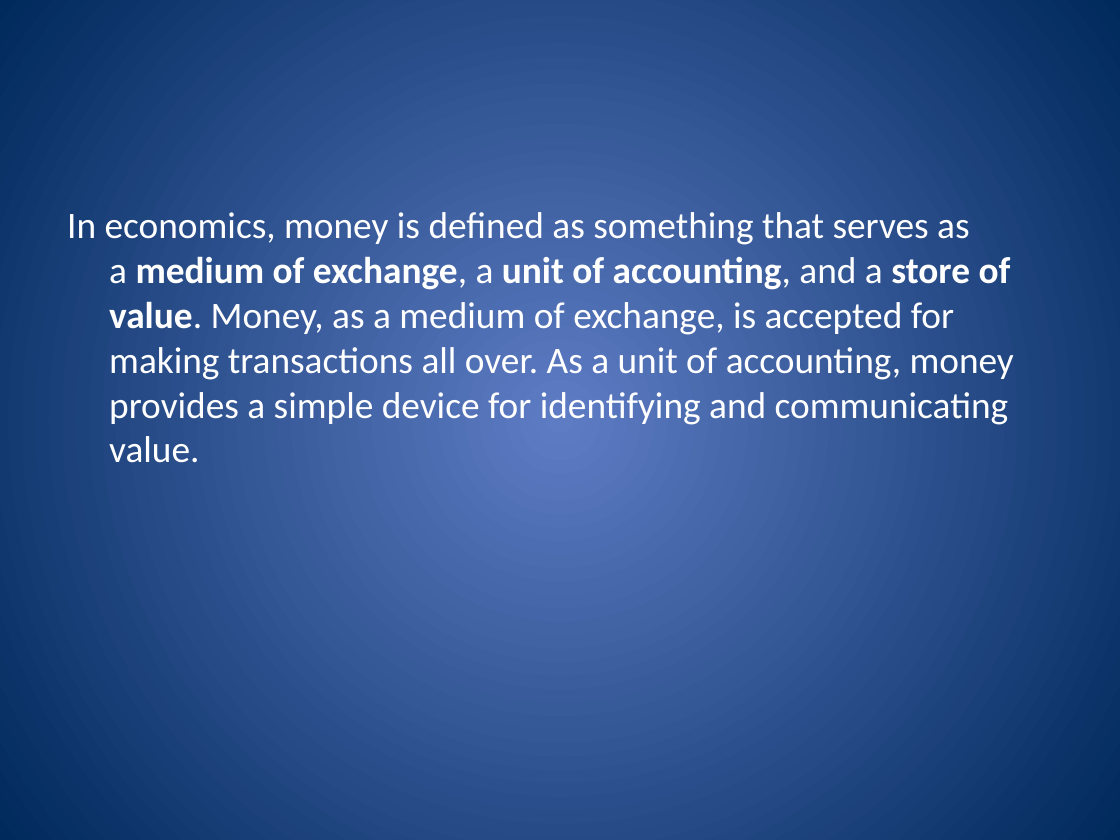
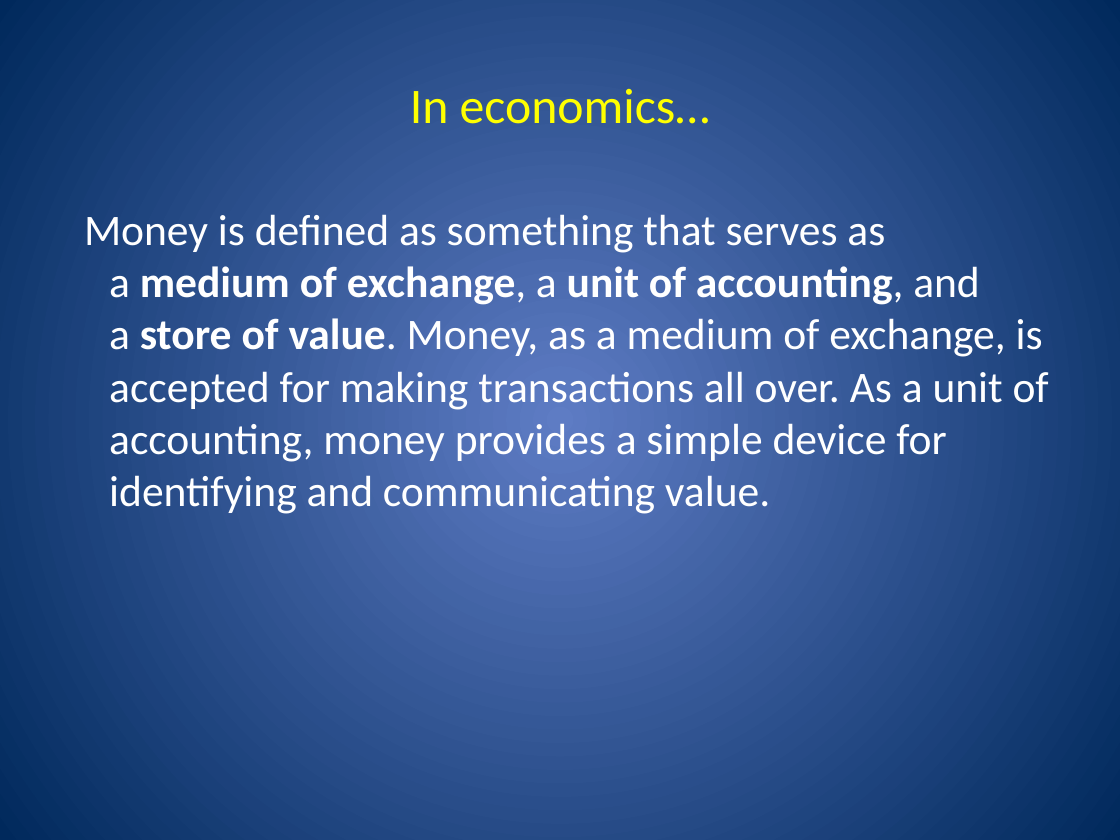
Before and after one commit to Amul01/Presentations, a slide deck: slide 5 of EEM-Money.pptx. Drawn at 1120x840 pixels with LibreOffice and Linux fonts; fonts in the diff are those of the drawing. Boxes give left, top, right and bottom in pixels: in the first picture for what was removed or moved away, otherwise in the second. Text is boxed around its words. In the diff, an @@ line names an element or a change of style, - is before the commit and + after.

```diff
--- a/EEM-Money.pptx
+++ b/EEM-Money.pptx
@@ title added at box(410, 89, 710, 124), 32 pt, text #FFFF00 @@
+In economics…
@@ text at box(84, 214, 1049, 514): text changed; size 24 to 28 pt @@
-In economics, money is defined as something that serves as a medium of exchange, a unit of accounting, and a store of value. Money, as a medium of exchange, is accepted for making transactions all over. As a unit of accounting, money provides a simple device for identifying and communicating value.
+Money is defined as something that serves as a medium of exchange, a unit of accounting, and a store of value. Money, as a medium of exchange, is accepted for making transactions all over. As a unit of accounting, money provides a simple device for identifying and communicating value.
```
Also in this commit, not shown: 9 other slides changed, 8 slides added.
